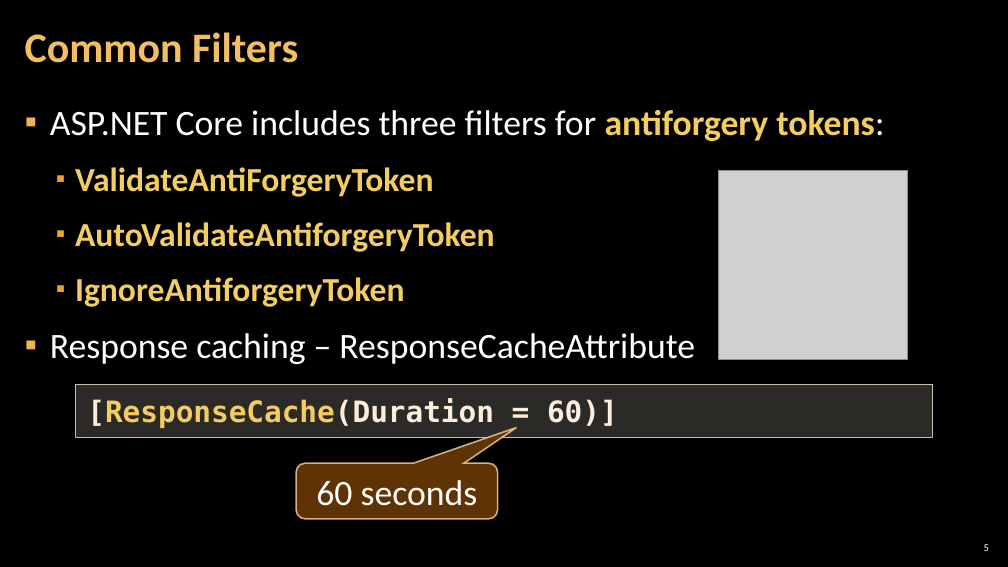
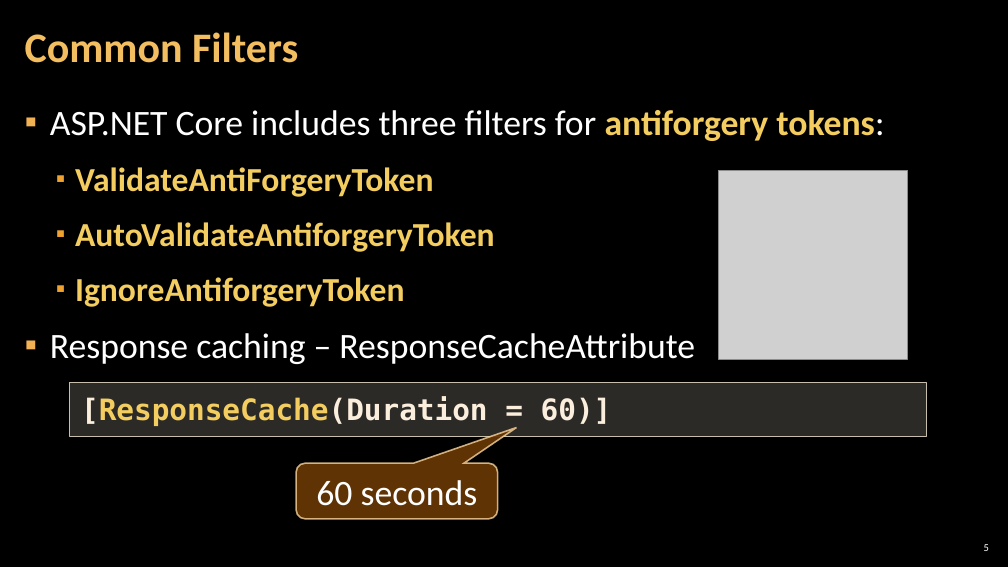
Before and after one commit to astambi/CSharp-MVC-Frameworks-ASP.NET-Core, a slide deck: slide 5 of 00-Resources/04. CSharp-MVC-Frameworks-ASP.NET-Core-Filters.pptx. Drawn at 1008x567 pixels with LibreOffice and Linux fonts; fonts in the diff are those of the drawing; grey boxes stand for pictures; background and template pictures are left out. Boxes give left, top, right and bottom in pixels: in the first picture for what was removed or moved away, otherwise in the second. Text is boxed around its words. In the diff, an @@ line names an element or a change of style, - is before the commit and + after.

```diff
--- a/00-Resources/04. CSharp-MVC-Frameworks-ASP.NET-Core-Filters.pptx
+++ b/00-Resources/04. CSharp-MVC-Frameworks-ASP.NET-Core-Filters.pptx
@@ rectangle "[ResponseCache(Duration = 60)]": place and size @@
-rectangle "[ResponseCache(Duration = 60)]" at box(76, 384, 932, 438)
+rectangle "[ResponseCache(Duration = 60)]" at box(69, 383, 926, 436)
```
Also in this commit, not shown: 1 other slide changed, 3 other files.
